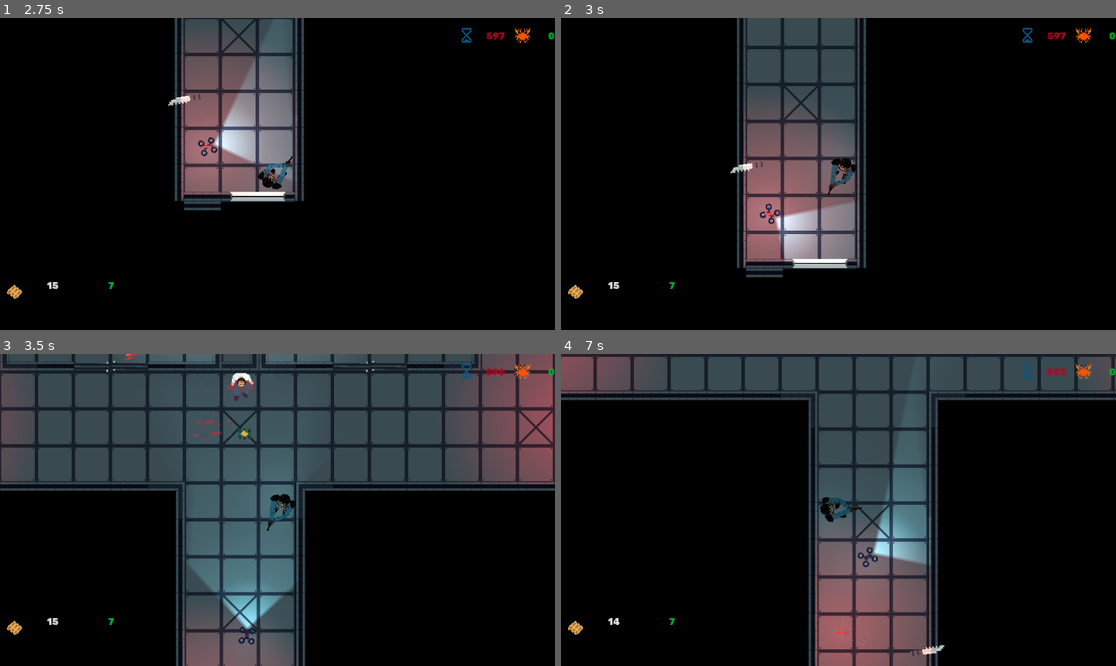
Above: before the commit, frames 1-4 (two rows, left to right).
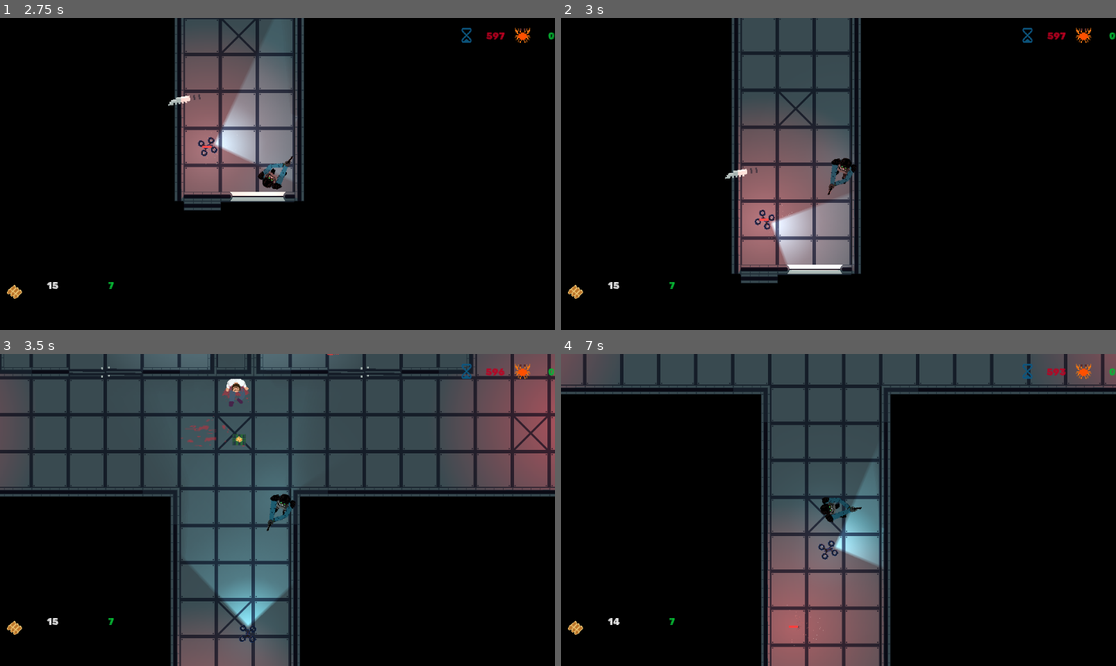
Above: after the commit, the same moments.

Repository: Fulgurata/Antibody
Game: Godot game, scene res://scenes/levels/level_4/level_4.tscn
The game is run twice, just before and just after one commit, with the same random seed, the same clock (stepped at 60 frames per second) and the same inputs. This scene is started directly instead of the project's main scene. Sound files missing from this copy of the repository are replaced by a short silence.
Inputs (mouse positions are in pixels of both pictures, inside the frame that each line leads up to):
- Up to frame 1 (2.75 s): tap Enter at 0.5, 2 s; move the mouse to (399, 158) at 0.52 s; hold D (move_right) 0.53-1.28 s; tap Shift (dodge) at 0.6, 1.35, 2.3 s; tap Space (throw_knife) at 1.25 s; move the mouse to (166, 189) at 1.27 s; hold S (move_down) 1.28-2.03 s; move the mouse to (333, 105) at 2.02 s; hold D (move_right) from 2.03 s (still down); tap Q (flare) at 2.1 s
- Up to frame 2 (3 s): move the mouse to (810, 236) at 2.77 s; release D (move_right) at 2.78 s; hold W (move_up) from 2.78 s (still down); tap 1 (give_ammo_dev) at 2.85 s
- Up to frame 3 (3.5 s): keep holding W (move_up); tap Shift (dodge) at 3.05 s
- Up to frame 4 (7 s): move the mouse to (1005, 556) at 3.52 s; release W (move_up) at 3.53 s; hold E (interact) 3.53-4.28 s; hold A (move_left) 3.53-5.03 s; tap Shift (dodge) every 0.75 s from 3.8 to 6.8 s; move the mouse to (672, 463) at 4.27 s; tap Mouse wheel down (next_weapon) at 4.35 s; move the mouse to (866, 510) at 5.02 s; hold S (move_down) 5.03-5.78 s; tap Mouse wheel up (previous_weapon) at 5.1 s; move the mouse to (755, 432) at 5.77 s; hold D (move_right) 5.78-6.53 s; click (755, 432) at 5.85 s; tap Space (throw_knife) at 6.5, 6.6 s; move the mouse to (960, 494) at 6.52 s; hold W (move_up) from 6.53 s (still down)

Frame 1 is identical in both runs. In frame 2, 8.6% of the frame differs, in the area x 29-55%, y 0-86%; in frame 3, 22%; in frame 4, 28%, in the area x 0-100%, y 0-100%.

Commit message:
music  added
music added

Diff:
--- a/scenes/boss/boss.tscn
+++ b/scenes/boss/boss.tscn
@@ -17,6 +17,8 @@
 [ext_resource type="Script" path="res://scripts/boss/state_machine/boss_laser.gd" id="9_melrt"]
 [ext_resource type="Script" path="res://scripts/boss/state_machine/dead.gd" id="11_5gwcj"]
 [ext_resource type="PackedScene" uid="uid://fovowdcuit5b" path="res://scenes/interaction/interaction_area/interaction_area.tscn" id="17_q2vi6"]
+[ext_resource type="AudioStream" uid="uid://detqk2kig5nyb" path="res://scenes/boss/boosdiesounds.ogg" id="18_a2pgj"]
+[ext_resource type="AudioStream" uid="uid://bbpgym858jono" path="res://scenes/boss/boosmovesounds.ogg" id="18_mplrl"]
 
 [sub_resource type="AtlasTexture" id="AtlasTexture_yy0v6"]
 atlas = ExtResource("2_xxbag")
@@ -511,6 +513,15 @@
 shape = SubResource("CircleShape2D_cauo3")
 debug_color = Color(0.946593, 0.136296, 0.473263, 0.42)
 
+[node name="Boss_laugh" type="AudioStreamPlayer2D" parent="."]
+stream = ExtResource("18_mplrl")
+volume_db = 10.0
+
+[node name="Boss_die" type="AudioStreamPlayer2D" parent="."]
+stream = ExtResource("18_a2pgj")
+volume_db = 10.0
+bus = &"SFX"
+
 [connection signal="timeout" from="FiniteStateMachine/Shoot/Timer" to="FiniteStateMachine/Shoot" method="_on_timer_timeout"]
 [connection signal="timeout" from="FiniteStateMachine/Dash/Timer" to="FiniteStateMachine/Dash" method="_on_timer_timeout"]
 [connection signal="timeout" from="FiniteStateMachine/BulletHell/Timer" to="FiniteStateMachine/BulletHell" method="_on_timer_timeout"]
--- a/scenes/characters/enemy_one/Enemy.tscn
+++ b/scenes/characters/enemy_one/Enemy.tscn
@@ -23,6 +23,7 @@
 [ext_resource type="AudioStream" uid="uid://cyex6adivncux" path="res://scenes/characters/enemy_one/audio/monster_scream3.ogg" id="19_2q8lt"]
 [ext_resource type="Script" path="res://scripts/characters/enemy_one_scripts/enemy_fallen.gd" id="19_8d8ml"]
 [ext_resource type="PackedScene" uid="uid://fovowdcuit5b" path="res://scenes/interaction/interaction_area/interaction_area.tscn" id="22_ago3p"]
+[ext_resource type="AudioStream" uid="uid://cob6mnen7j1pj" path="res://scenes/characters/enemy_one/Impact.wav" id="24_iemok"]
 
 [sub_resource type="AtlasTexture" id="AtlasTexture_qkpr7"]
 atlas = ExtResource("4_6qg2w")
@@ -745,5 +746,9 @@
 shape = SubResource("CapsuleShape2D_tjv2b")
 debug_color = Color(0.89776, 0.258145, 0.468102, 0.42)
 
+[node name="Impact" type="AudioStreamPlayer2D" parent="."]
+stream = ExtResource("24_iemok")
+bus = &"Music"
+
 [connection signal="body_entered" from="HitBox" to="." method="_on_hit_box_body_entered"]
 [connection signal="timeout" from="Jump_Timer" to="." method="_on_jump_timer_timeout"]
--- a/scenes/levels/Level2/level_2.tscn
+++ b/scenes/levels/Level2/level_2.tscn
@@ -22,6 +22,7 @@
 [ext_resource type="PackedScene" uid="uid://ca4w3fwgrfghh" path="res://globals/EndLevel.tscn" id="15_7y6ww"]
 [ext_resource type="PackedScene" uid="uid://bc2uunwunerp" path="res://scenes/characters/enemy_one/Enemy.tscn" id="16_uo4rp"]
 [ext_resource type="PackedScene" uid="uid://duabef7l8v60w" path="res://scripts/characters/enemy_two/enemy_2.tscn" id="17_dj0rg"]
+[ext_resource type="AudioStream" uid="uid://buj4cb322puha" path="res://scenes/levels/music_1ogg.ogg" id="23_obfk2"]
 
 [sub_resource type="Gradient" id="Gradient_nk1c4"]
 colors = PackedColorArray(1, 1, 1, 1, 0, 0, 0, 1)
@@ -400,6 +401,11 @@
 
 [node name="Player" parent="." instance=ExtResource("2_vqmrr")]
 position = Vector2(922, 260)
+
+[node name="Music_1" type="AudioStreamPlayer" parent="."]
+stream = ExtResource("23_obfk2")
+volume_db = -16.0
+parameters/looping = true
 
 [connection signal="timeout" from="Fade_Timer" to="." method="_on_fade_timer_timeout"]
 
--- a/scenes/levels/level_4/level_4.tscn
+++ b/scenes/levels/level_4/level_4.tscn
@@ -1,5 +1,6 @@
-[gd_scene load_steps=32 format=4 uid="uid://7h5hl4kamk5p"]
-
+[gd_scene load_steps=36 format=4 uid="uid://7h5hl4kamk5p"]
+
+[ext_resource type="Script" path="res://scripts/levels/level_4.gd" id="1_nwusg"]
 [ext_resource type="Texture2D" uid="uid://js82hj6u2pq4" path="res://scenes/levels/level_4/tileset/dancefloor-Sheet.png" id="1_yqkak"]
 [ext_resource type="TileSet" uid="uid://e0lmvpwsbdhd" path="res://scenes/levels/Level2/wall_tileset.tres" id="2_6k8jw"]
 [ext_resource type="Texture2D" uid="uid://duvepe6cv2nxl" path="res://scenes/levels/level_4/tileset/party room tileset.png" id="3_2drkl"]
@@ -24,6 +25,8 @@
 [ext_resource type="PackedScene" uid="uid://8bdqdmvwfiu4" path="res://scenes/pickups/shotgun_pickup.tscn" id="22_tddlk"]
 [ext_resource type="PackedScene" uid="uid://d0gjul4q40b6x" path="res://scenes/pickups/shotgun_ammo_pickup.tscn" id="23_1n8qn"]
 [ext_resource type="PackedScene" uid="uid://3icltdq3xtfe" path="res://scenes/characters/drone/drone.tscn" id="24_2lgc8"]
+[ext_resource type="AudioStream" uid="uid://buj4cb322puha" path="res://scenes/levels/music_1ogg.ogg" id="26_rcvpl"]
+[ext_resource type="AudioStream" uid="uid://dqgbqtbeac5y3" path="res://scenes/levels/music_2ogg.ogg" id="27_ewsed"]
 
 [sub_resource type="TileSetAtlasSource" id="TileSetAtlasSource_40xnu"]
 texture = ExtResource("1_yqkak")
@@ -137,7 +140,11 @@
 [sub_resource type="RectangleShape2D" id="RectangleShape2D_fxa6o"]
 size = Vector2(14, 15)
 
+[sub_resource type="RectangleShape2D" id="RectangleShape2D_f1ate"]
+size = Vector2(103, 125)
+
 [node name="level_4" type="Node2D"]
+script = ExtResource("1_nwusg")
 
 [node name="ColorRect" type="ColorRect" parent="."]
 offset_left = -1731.0
@@ -499,7 +506,7 @@
 parameters/looping = true
 
 [node name="AssualtRiflePickup" parent="." instance=ExtResource("19_d8fvp")]
-position = Vector2(1082, 2430)
+position = Vector2(1372, 3035)
 
 [node name="pistol_ammo" parent="." instance=ExtResource("20_vuela")]
 position = Vector2(1384, 2665)
@@ -508,7 +515,7 @@
 position = Vector2(1126, 1939)
 
 [node name="Shotgun_pickup" parent="." instance=ExtResource("22_tddlk")]
-position = Vector2(1385, -33)
+position = Vector2(1410, 3086)
 
 [node name="shotgun_ammo" parent="." instance=ExtResource("23_1n8qn")]
 position = Vector2(1301, 67)
@@ -527,6 +534,29 @@
 
 [node name="Drone" parent="." instance=ExtResource("24_2lgc8")]
 position = Vector2(1323, 3168)
+
+[node name="pistol_ammo2" parent="." instance=ExtResource("20_vuela")]
+position = Vector2(1124, 2389)
+
+[node name="music_1" type="AudioStreamPlayer" parent="."]
+stream = ExtResource("26_rcvpl")
+volume_db = -16.0
+autoplay = true
+parameters/looping = true
+
+[node name="music_2" type="AudioStreamPlayer" parent="."]
+stream = ExtResource("27_ewsed")
+volume_db = -16.0
+parameters/looping = true
+
+[node name="music_trigger" type="Area2D" parent="."]
+
+[node name="CollisionShape2D" type="CollisionShape2D" parent="music_trigger"]
+position = Vector2(1215, 128.5)
+shape = SubResource("RectangleShape2D_f1ate")
+debug_color = Color(0.65945, 0.514962, 0, 0.42)
+
+[connection signal="area_entered" from="music_trigger" to="." method="_on_music_trigger_area_entered"]
 
 [editable path="Lights/PartyLightRed"]
 [editable path="Lights/PartyLightBlue"]
--- a/scripts/boss/boss.gd
+++ b/scripts/boss/boss.gd
@@ -44,6 +44,7 @@
 	if body.is_in_group("bullet"):
 			health -= 1
 			if health <= 0:
+				$Boss_die.play()
 				$AnimatedSprite2D.play("Boss_downed")
 				die()
 	else:
--- a/scripts/boss/state_machine/dash.gd
+++ b/scripts/boss/state_machine/dash.gd
@@ -1,6 +1,8 @@
 extends Boss_State
 
 class_name DashState
+
+@onready var boss_laugh: AudioStreamPlayer2D = $"../../Boss_laugh"
 
 @onready var timer = $Timer
 var times_up = false
@@ -13,6 +15,7 @@
 
 func dash():
 	$"../../AnimatedSprite2D".play("Boss_dash")
+	boss_laugh.play()
 	var tween = get_tree().create_tween()
 	tween.tween_property(owner, "position", player.position, 0.75)
 	times_up = true
--- a/scripts/boss/state_machine/follow.gd
+++ b/scripts/boss/state_machine/follow.gd
@@ -10,6 +10,7 @@
 
 func enter():
 	$"../../AnimatedSprite2D".play("Boss_walk")
+	$"../../Boss_laugh".play()
 	super.enter()
 	owner.set_physics_process(true)
 
--- a/scripts/characters/enemy_one_scripts/enemy.gd
+++ b/scripts/characters/enemy_one_scripts/enemy.gd
@@ -6,6 +6,7 @@
 var normal_speed := 400.0
 var health = 2
 var current_state
+var first_sighted = false
 @onready var enemy_sprite: AnimatedSprite2D = $EnemySprite
 @onready var player = get_tree().get_current_scene().find_child("Player")
 @export var MIN_DISTANCE: float = 50.0 #how close the enemy will get before stopping and melee attacking
@@ -96,6 +97,11 @@
 
 
 func _process(delta: float) -> void:
+	if player_sighted_ray_flag == true and not first_sighted == true:
+		first_sighted = true
+		$Impact.play()
+
+
 	if current_state:
 		current_state.process(delta)
 
--- a/scripts/characters/enemy_two/enemy_2.gd
+++ b/scripts/characters/enemy_two/enemy_2.gd
@@ -19,6 +19,7 @@
 var speed  = 150.0
 
 func _ready():
+	$AudioStreamPlayer2D.play()
 	set_physics_process(false)
 
 func _process(_delta):
@@ -60,3 +61,4 @@
 	for shape in self.get_children():
 		if shape is CollisionShape2D:
 			shape.queue_free()
+	$AudioStreamPlayer2D.stop()
--- a/scripts/characters/enemy_two/enemy_2.tscn
+++ b/scripts/characters/enemy_two/enemy_2.tscn
@@ -11,6 +11,7 @@
 [ext_resource type="Script" path="res://scripts/characters/enemy_two/enemyshoot.gd" id="9_x0w1u"]
 [ext_resource type="Script" path="res://scripts/characters/enemy_two/follow.gd" id="10_aktrj"]
 [ext_resource type="Script" path="res://scripts/characters/enemy_two/death.gd" id="11_b38hs"]
+[ext_resource type="AudioStream" uid="uid://u8pja7d4u3l1" path="res://scenes/characters/enemy_two/fismansounds.ogg" id="12_trgrr"]
 
 [sub_resource type="AtlasTexture" id="AtlasTexture_k8ct8"]
 atlas = ExtResource("1_wi3qr")
@@ -509,5 +510,11 @@
 position = Vector2(32, 1)
 shape = SubResource("CircleShape2D_hn13j")
 
+[node name="AudioStreamPlayer2D" type="AudioStreamPlayer2D" parent="."]
+stream = ExtResource("12_trgrr")
+max_distance = 600.0
+bus = &"SFX"
+parameters/looping = true
+
 [connection signal="timeout" from="FiniteStateMachine/Shoot/Timer" to="FiniteStateMachine/Shoot" method="_on_timer_timeout"]
 [connection signal="body_entered" from="Hitbox" to="." method="_on_hitbox_body_entered"]
--- /dev/null
+++ b/scripts/levels/level_4.gd
@@ -0,0 +1,20 @@
+extends Node2D
+
+
+
+
+
+
+
+
+func _on_music_trigger_area_entered(area: Area2D) -> void:
+	if area.is_in_group("player"):
+		var bpm = 120.0
+		var beats_per_measure = 4.0
+		var measure_length = (60.0 / bpm) * beats_per_measure  # = 2 seconds at 120 BPM in 4/4
+		var main_track = $music_1
+		var layer_track = $music_2
+		var current_pos = main_track.get_playback_position()
+		var time_until_next_measure = measure_length - fposmod(current_pos, measure_length)
+		await get_tree().create_timer(time_until_next_measure).timeout
+		layer_track.play()
--- a/scripts/top_side_level.gd
+++ b/scripts/top_side_level.gd
@@ -3,7 +3,6 @@
 
 @onready var light: PointLight2D = $PointLight2D
 @onready var ambience: AudioStreamPlayer = $Ambience
-
 @export var flash_energy: float = 5.0
 @export var flash_duration: float = 0.7
 @export var base_energy: float = 0.1
Not shown, added: scenes/boss/boosdiesounds.ogg.import
Not shown, added: scenes/boss/boosmovesounds.ogg.import
Not shown: 1 places in scenes/boss/boss.tscn that only renumber resources
Not shown: 1 places in scenes/characters/enemy_one/Enemy.tscn that only renumber resources
Not shown, added: scenes/characters/enemy_one/Impact.wav.import
Not shown, added: scenes/characters/enemy_two/fismansounds.ogg.import
Not shown, added: scenes/levels/Layer 1.wav.import
Not shown, added: scenes/levels/Layer 2.wav.import
Not shown: 1 places in scenes/levels/Level2/level_2.tscn that only renumber resources
Not shown, added: scenes/levels/music_1ogg.ogg.import
Not shown, added: scenes/levels/music_2ogg.ogg.import
Not shown: 1 places in scripts/characters/enemy_two/enemy_2.tscn that only renumber resources
(and 8 more such lines)
